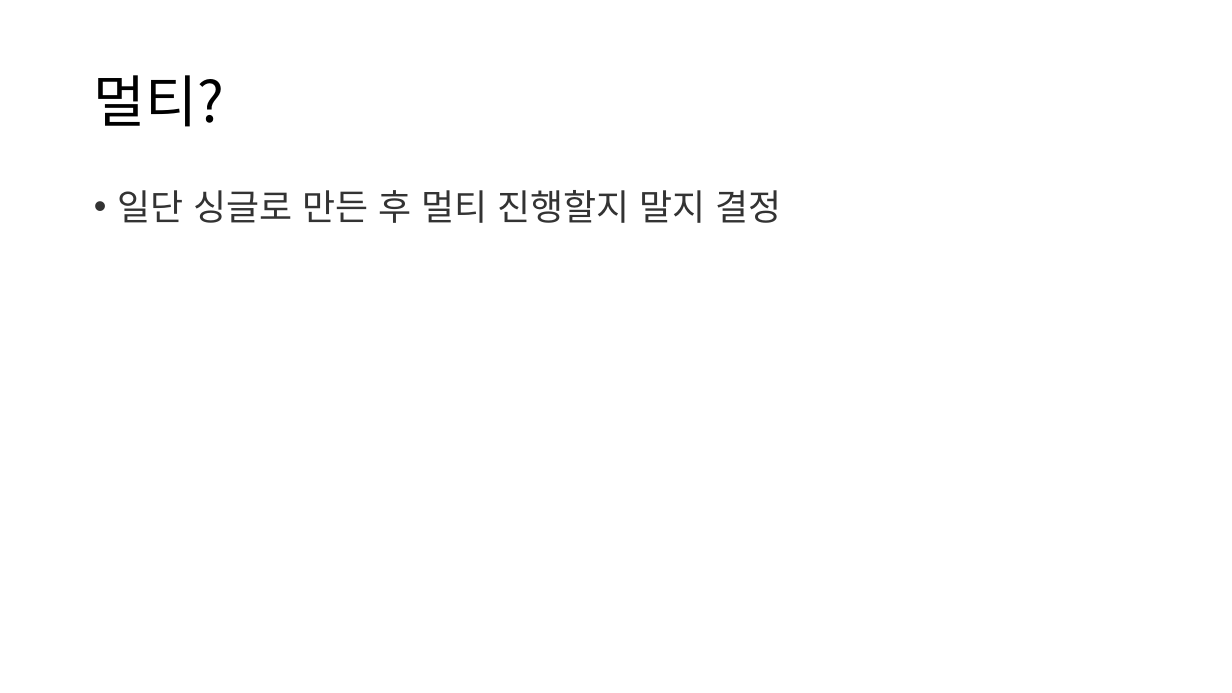
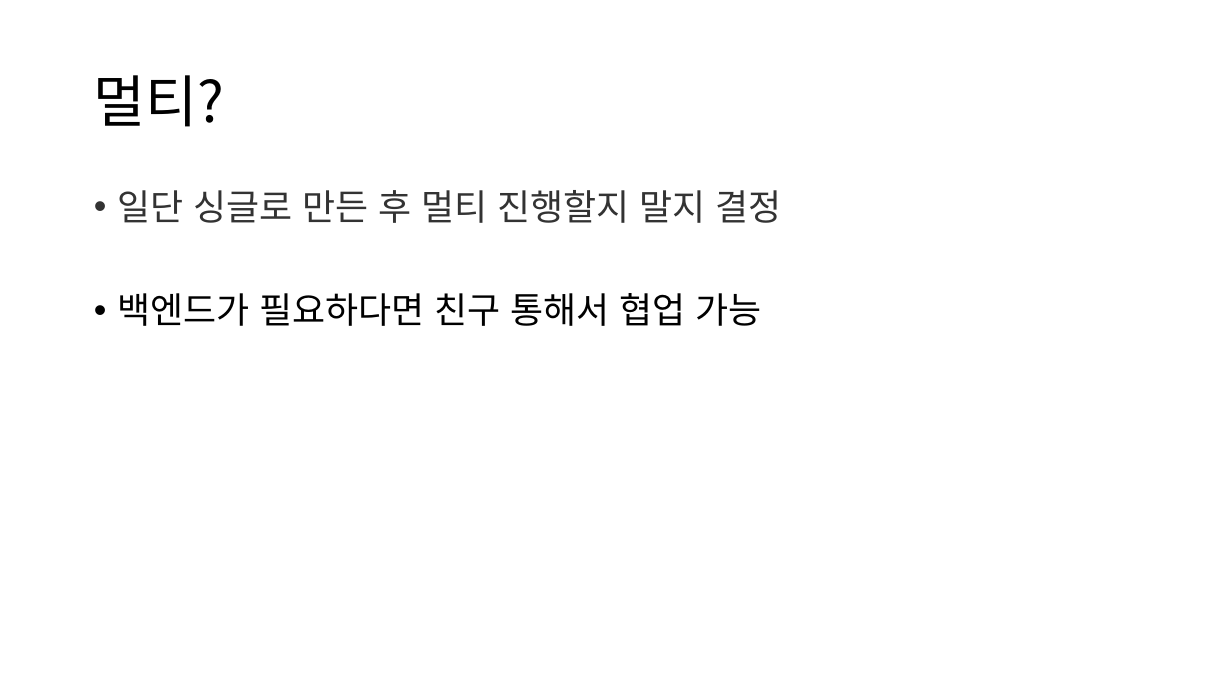
Before and after one commit to ksy642/MyPrototype, a slide deck: slide 3 of Documents/기획서/기획서.pptx (slide 2 before the commit). Drawn at 1232x693 pixels with LibreOffice and Linux fonts; fonts in the diff are those of the drawing. Boxes give left, top, right and bottom in pixels: in the first picture for what was removed or moved away, otherwise in the second. Text is boxed around its words. In the diff, an @@ line names an element or a change of style, - is before the commit and + after.

```diff
--- a/Documents/기획서/기획서.pptx
+++ b/Documents/기획서/기획서.pptx
@@ text at (117, 293, 761, 326): paragraph added @@
+• 백엔드가 필요하다면 친구 통해서 협업 가능
```
Also in this commit, not shown: 1 other slide changed.
